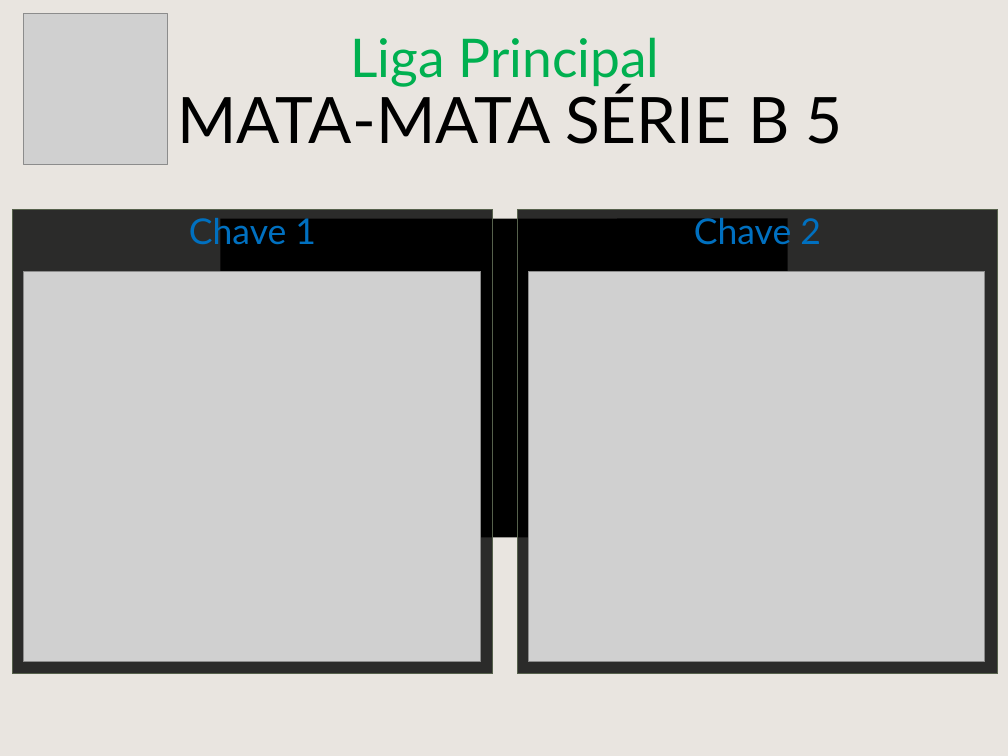
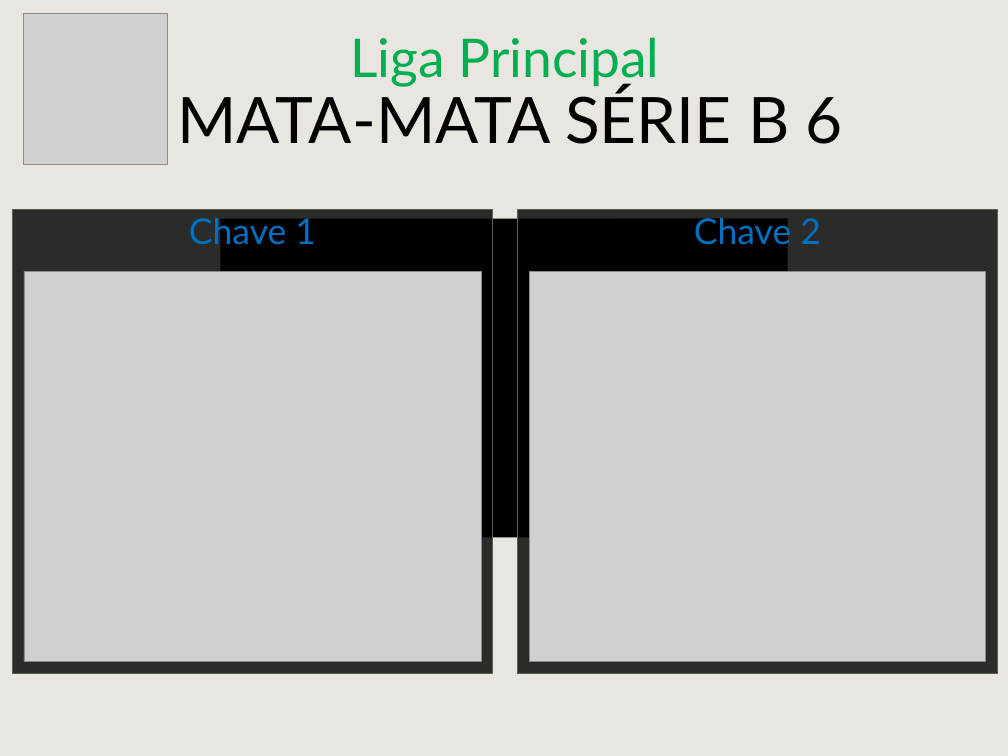
Before and after one commit to cknakayama/automacao_ligaroletarussa2021, a slide deck: slide 2 of MataMataPlanilha.pptx. Drawn at 1008x756 pixels with LibreOffice and Linux fonts; fonts in the diff are those of the drawing; grey boxes stand for pictures; background and template pictures are left out. Boxes give left, top, right and bottom in pixels: in the first picture for what was removed or moved away, otherwise in the second. Text is boxed around its words. In the diff, an @@ line names an element or a change of style, - is before the commit and + after.

```diff
--- a/MataMataPlanilha.pptx
+++ b/MataMataPlanilha.pptx
@@ text at bbox=[178, 88, 843, 144]: text changed @@
-MATA-MATA SÉRIE B 5
+MATA-MATA SÉRIE B 6
```
Also in this commit, not shown: 3 other slides changed, 3 other files.
